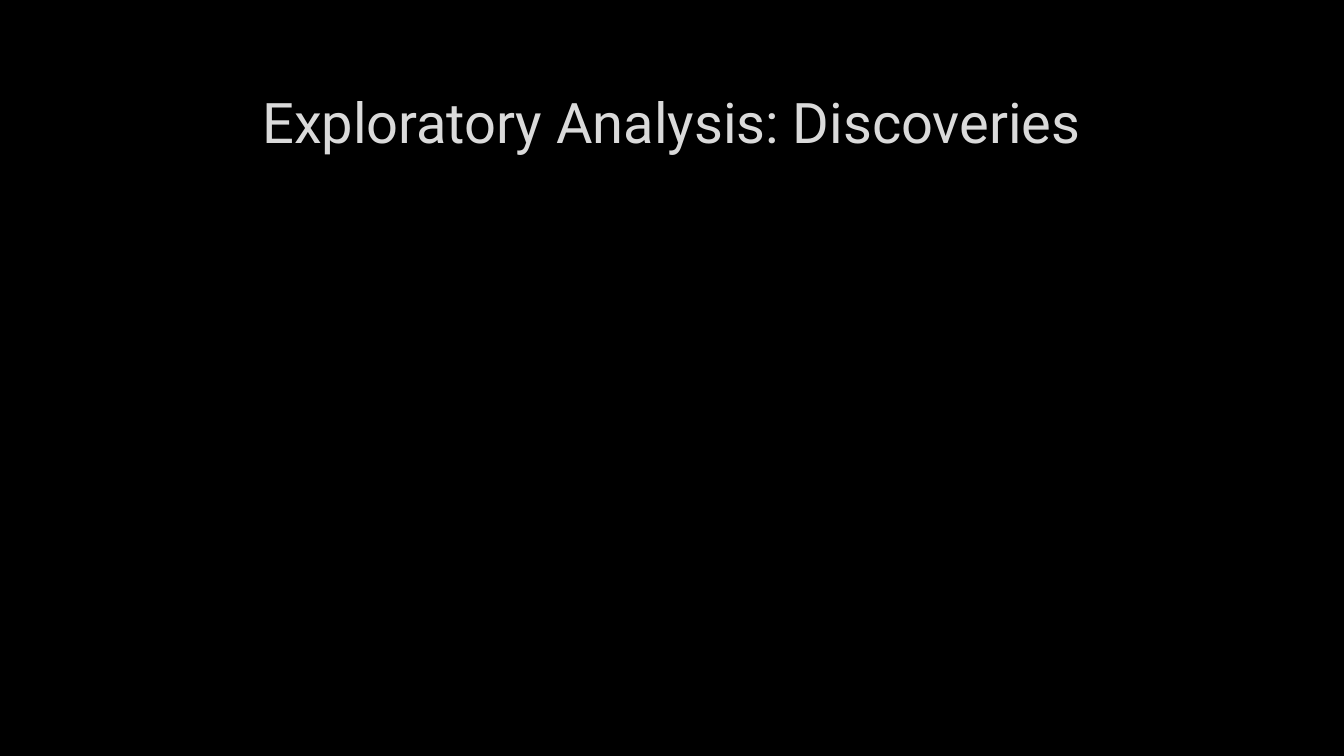
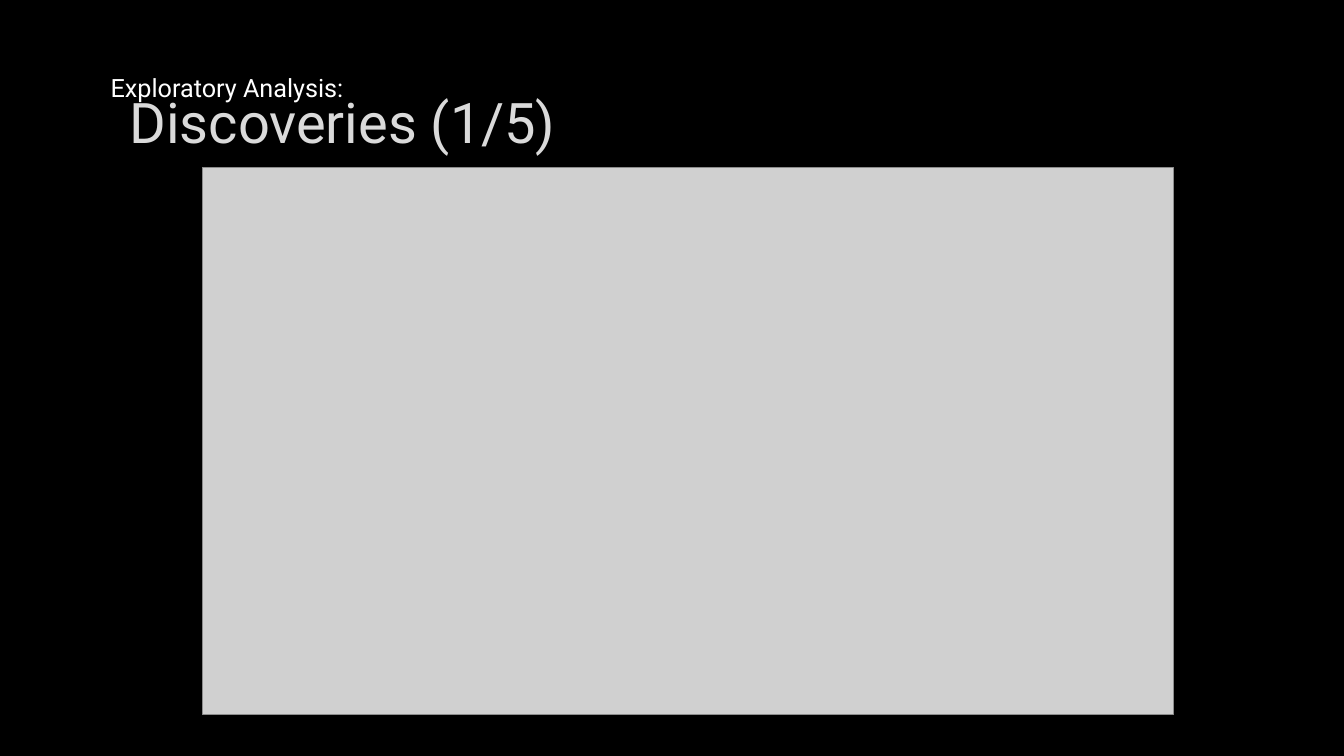
Before and after one commit to sevenwwu/sevenwwu.github.io, a slide deck: slide 7 of write-ups/presentation.pptx (slide 8 before the commit). Drawn at 1344x756 pixels with LibreOffice and Linux fonts; fonts in the diff are those of the drawing; grey boxes stand for pictures; background and template pictures are left out. Boxes give left, top, right and bottom in pixels: in the first picture for what was removed or moved away, otherwise in the second. Text is boxed around its words. In the diff, an @@ line names an element or a change of style, - is before the commit and + after.

```diff
--- a/write-ups/presentation.pptx
+++ b/write-ups/presentation.pptx
@@ text added at bbox=[111, 78, 343, 103], 18 pt, text #FFFFFF @@
+Exploratory Analysis:
@@ title at bbox=[130, 91, 556, 156]: text changed @@
-Exploratory Analysis: Discoveries
+Discoveries (1/5)
@@ picture added at bbox=[203, 167, 1175, 715] @@
```
Also in this commit, not shown: 6 other slides changed, 6 slides added, 2 slides removed.
